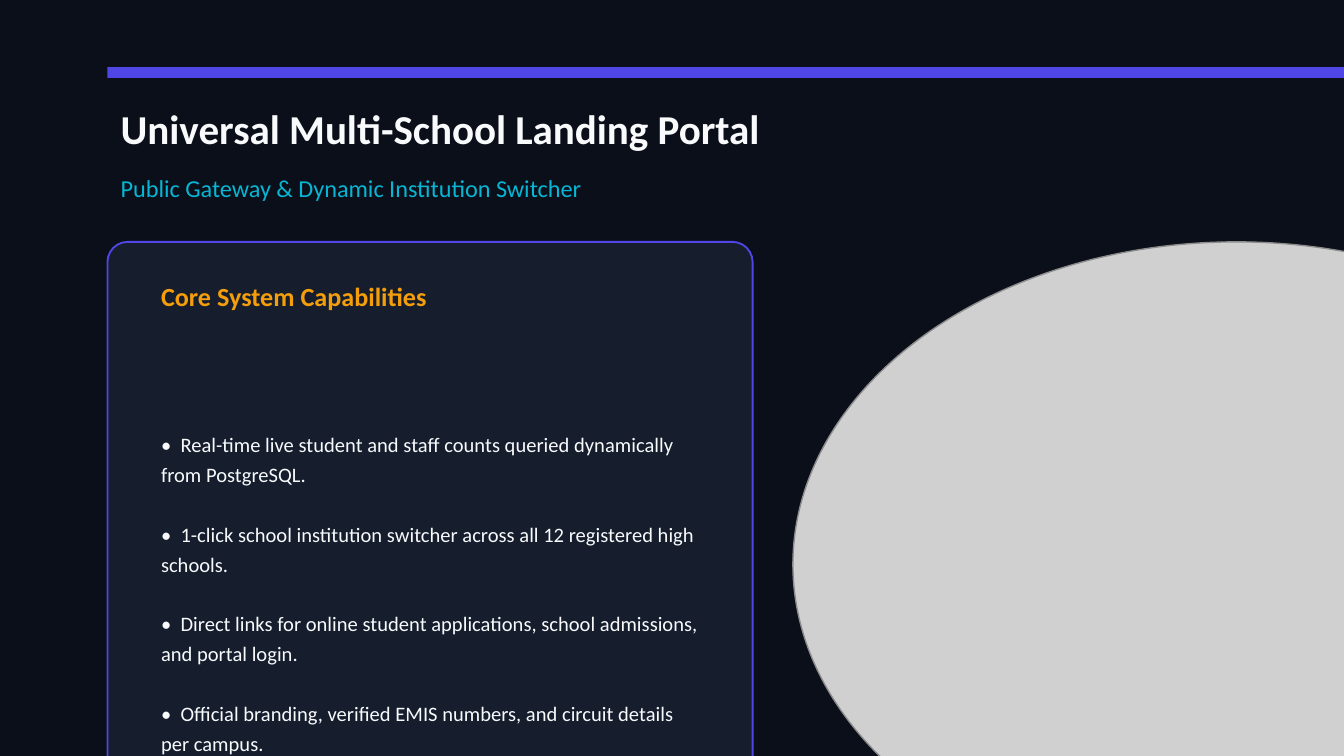
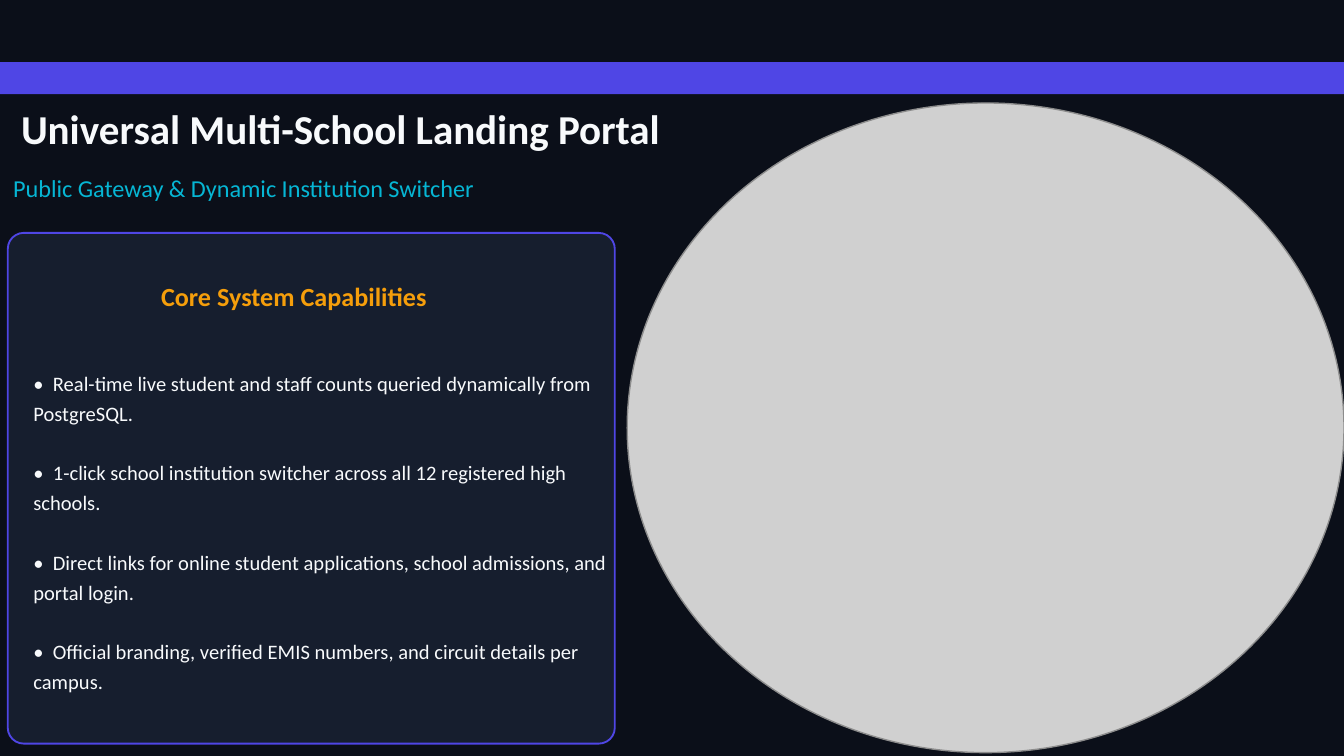
Before and after one commit to Tshepho5/fusion_high_app, a slide deck: slide 3 of FUSION_HIGH_SYSTEM_PRESENTATION.pptx. Drawn at 1344x756 pixels with LibreOffice and Linux fonts; fonts in the diff are those of the drawing; grey boxes stand for pictures. Boxes give left, top, right and bottom in pixels: in the first picture for what was removed or moved away, otherwise in the second. Text is boxed around its words. In the diff, an @@ line names an element or a change of style, - is before the commit and + after.

```diff
--- a/FUSION_HIGH_SYSTEM_PRESENTATION.pptx
+++ b/FUSION_HIGH_SYSTEM_PRESENTATION.pptx
@@ rectangle: place and size @@
-rectangle at bbox=[108, 67, 1344, 78]
+rectangle at bbox=[0, 62, 1344, 94]
@@ text "Universal Multi-School Landing Portal": place and size @@
-text "Universal Multi-School Landing Portal" at bbox=[121, 115, 760, 151]
+text "Universal Multi-School Landing Portal" at bbox=[21, 115, 660, 151]
@@ picture: place and size @@
-picture at bbox=[793, 242, 1344, 756]
+picture at bbox=[628, 103, 1344, 753]
@@ text "Public Gateway & Dynamic Institution ...": place and size @@
-text "Public Gateway & Dynamic Institution ..." at bbox=[121, 180, 581, 201]
+text "Public Gateway & Dynamic Institution ..." at bbox=[13, 180, 473, 201]
@@ rounded rectangle: place and size @@
-rounded rectangle at bbox=[108, 242, 753, 756]
+rounded rectangle at bbox=[8, 233, 616, 743]
@@ text "• Real-time live student and ..." rewrapped from bbox=[161, 437, 697, 755] to bbox=[33, 376, 605, 693] @@
```
Also in this commit, not shown: 3 other slides changed, 3 other files.
